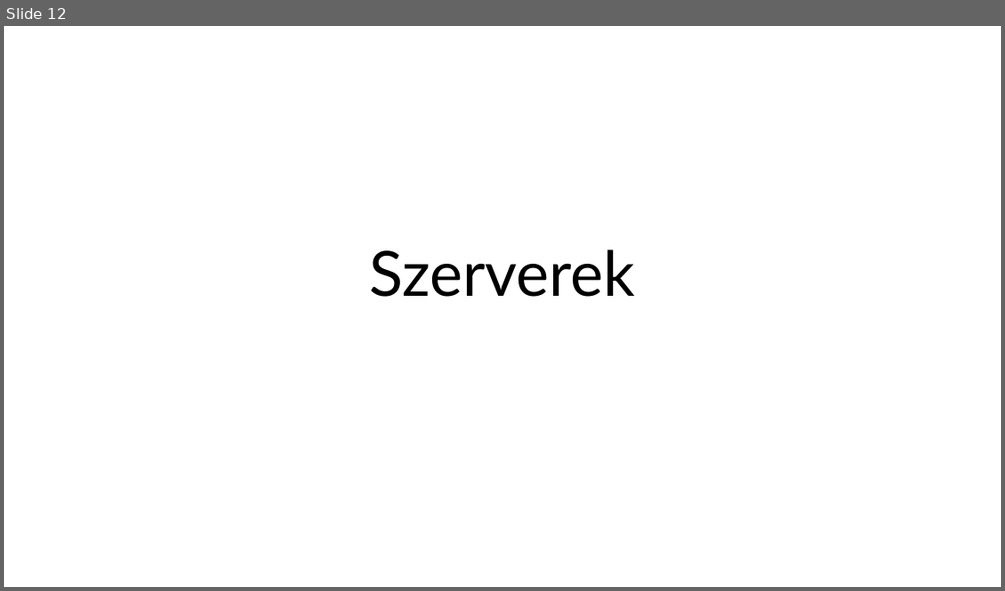
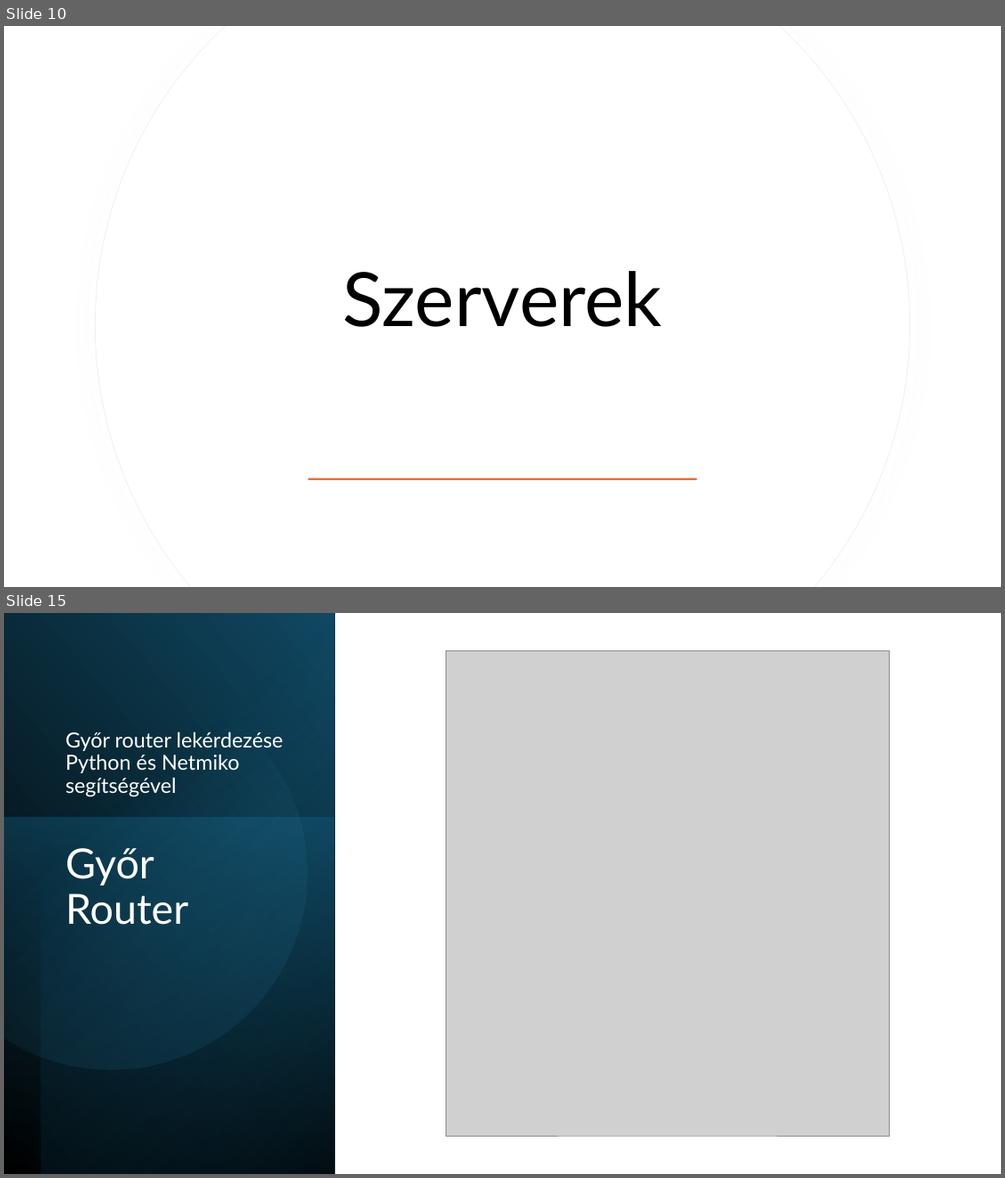
Before and after one commit to torokpeter7/CoreLink-KFT, a slide deck: Végleges/CoreLink_KFT.pptx. Shown one above the other, each under a label of ours: slide 12 before the commit, slides 10 and 15 after it; the slides between them are not shown. The pictures are 1005x591 and 1005x1178 pixels, drawn with LibreOffice and Linux fonts; fonts in the diff are those of the drawing; grey boxes stand for pictures. Boxes give left, top, right and bottom in pixels: in the first picture for what was removed or moved away, otherwise in the second. Text is boxed around its words. In the diff, an @@ line names an element or a change of style, - is before the commit and + after.

```diff
--- a/Végleges/CoreLink_KFT.pptx
+++ b/Végleges/CoreLink_KFT.pptx
@@ slide 15 added at (4,613,1001,1174), background #FFFFFF @@
@@ rectangle added at (4,613,334,1174), fill gradient #000000 to #104862 @@
@@ rectangle added at (41,613,334,1174), fill gradient #000000 to #156082 @@
@@ freeform shape added at (4,652,342,1104), fill gradient #46B1E1 to #104862 @@
@@ picture added at (446,651,890,1135) @@
@@ text added at (65,731,283,797), 20 pt, text #FFFFFF @@
+Győr router lekérdezése Python és Netmiko segítségével
@@ rectangle added at (4,818,334,1174), fill gradient #156082 to #0B3041 @@
@@ title added at (65,848,188,925), 40 pt, text #FFFFFF @@
+Győr Router
@@ what was slide 12 is now slide 10 @@
@@ slide 10 changed as well @@
@@ freeform shape added at (96,26,910,587), fill #FFFFFF, outline #EFEFEF 0.75 pt @@
@@ freeform shape added at (96,26,909,587), fill #FFFFFF @@
@@ title "Szerverek": place and size @@
-title "Szerverek" at (370,249,636,297)
+title "Szerverek" at (343,271,663,327)
@@ title "Szerverek" at (343,271,663,327): size 60 to 72 pt; vertical alignment bottom to middle @@
@@ rectangle added at (308,477,697,480), fill #E97132 @@
```
Also in this commit, not shown: 6 other slides changed, 10 other slides added, 5 slides removed.
